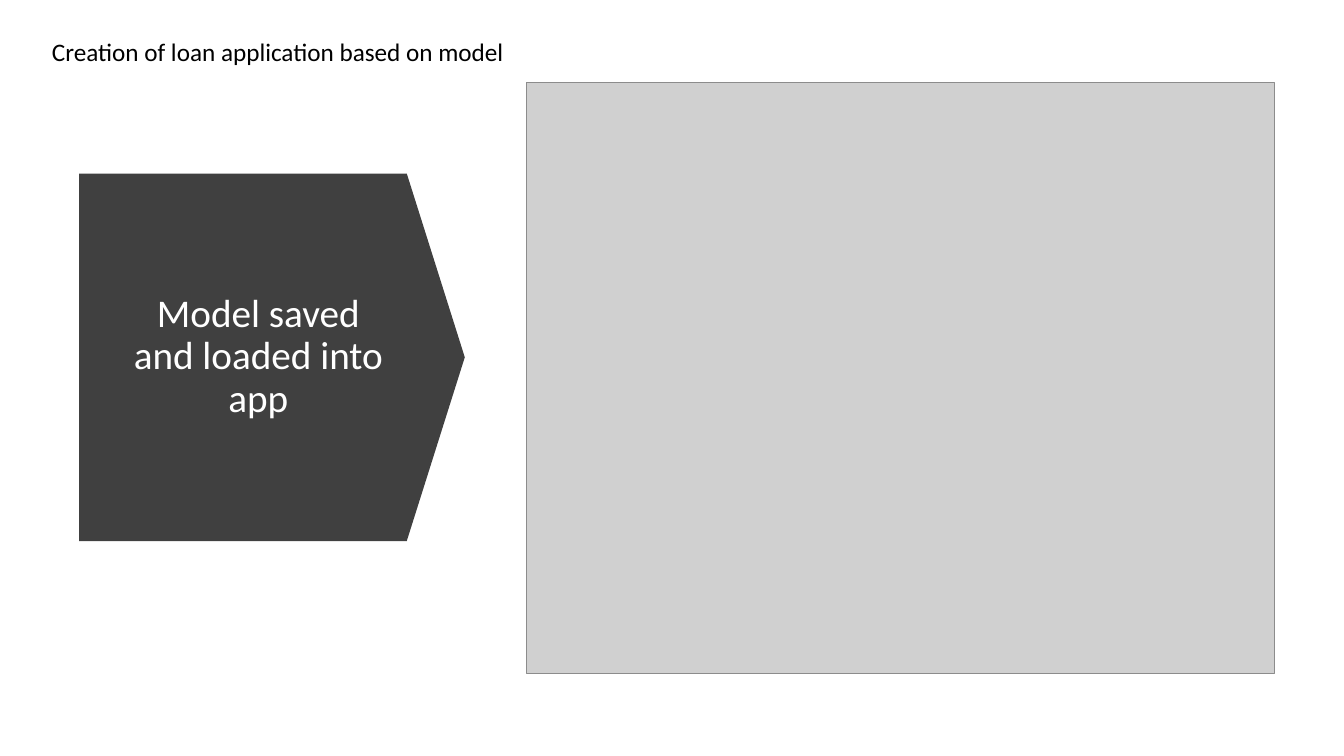
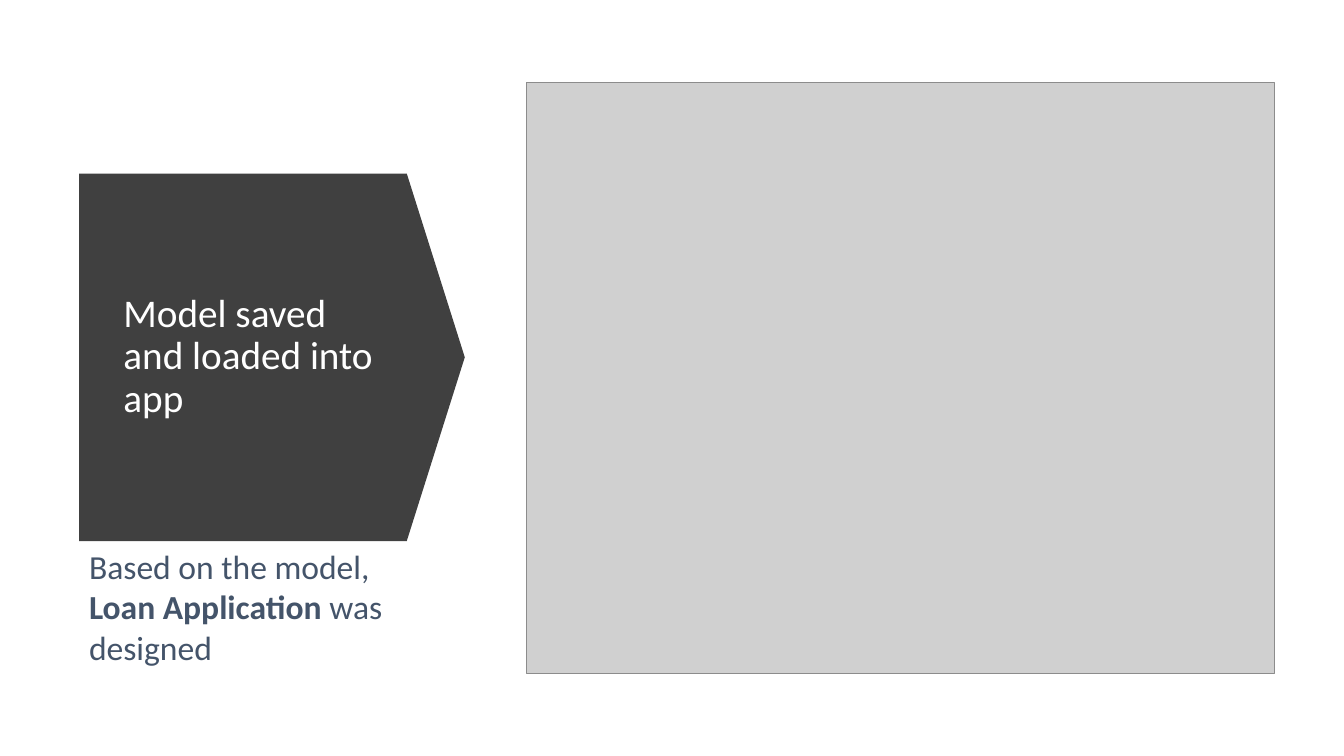
Before and after one commit to diazdez/Project-3, a slide deck: slide 12 of Loan approval project 3.pptx. Drawn at 1344x756 pixels with LibreOffice and Linux fonts; fonts in the diff are those of the drawing; grey boxes stand for pictures. Boxes give left, top, right and bottom in pixels: in the first picture for what was removed or moved away, otherwise in the second. Text is boxed around its words. In the diff, an @@ line names an element or a change of style, - is before the commit and + after.

```diff
--- a/Loan approval project 3.pptx
+++ b/Loan approval project 3.pptx
@@ title "Model saved and loaded into ..." at [123, 299, 373, 419]: alignment centre to left @@
@@ text at [89, 555, 382, 666]: text changed; size 18 to 24 pt; text colour #000000 to #44546A @@
-Creation of loan application based on model
+Based on the model, Loan Application was designed
```
Also in this commit, not shown: 10 other slides changed, 1 slide added, 1 slide removed, 4 other files.
